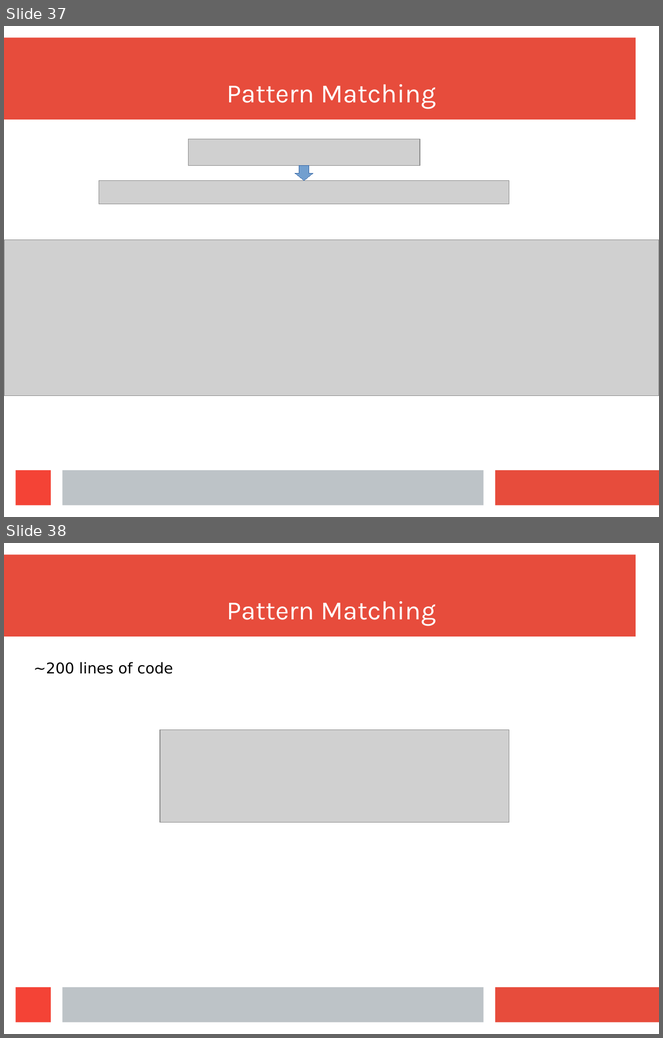
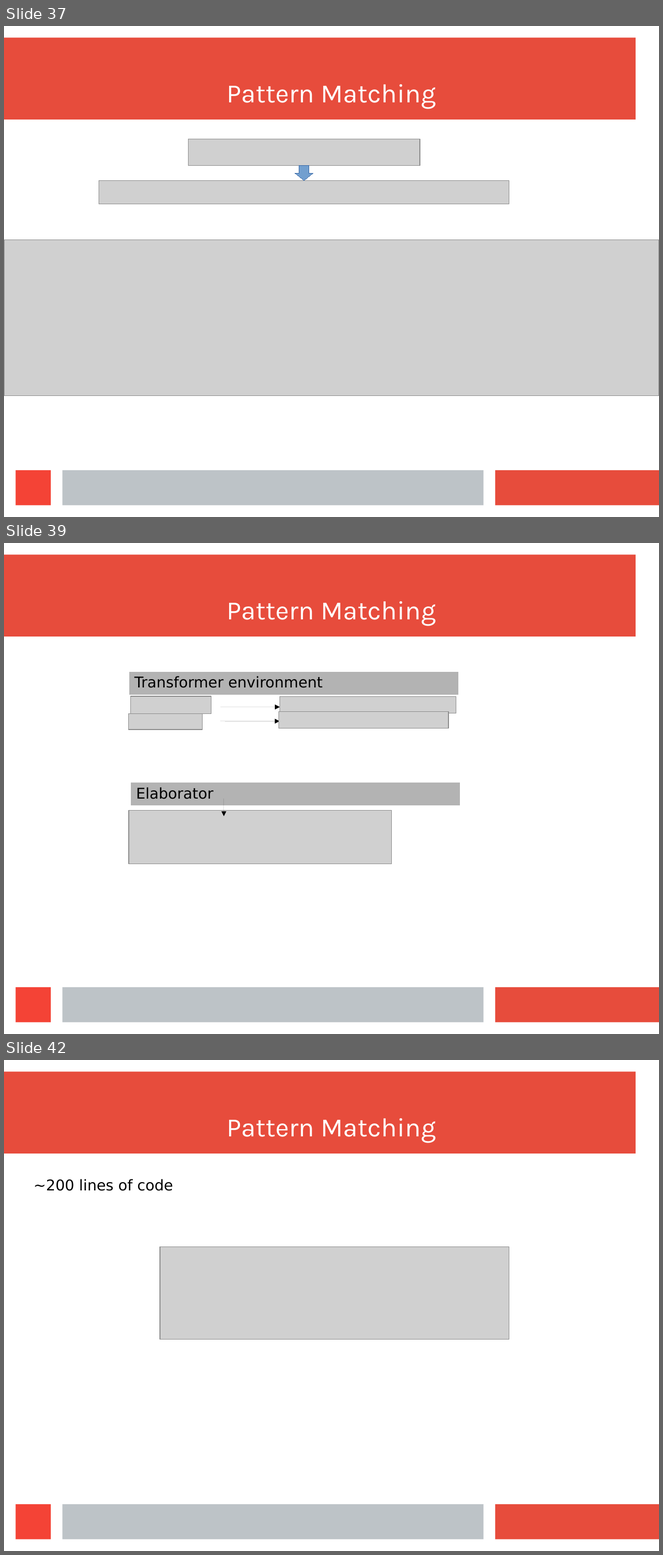
Before and after one commit to wilbowma/cur, a slide deck: hope-2016/slides.odp. Shown one above the other, each under a label of ours: slides 37 and 38 before the commit, slides 37, 39 and 42 after it; the slides between them are not shown. The pictures are 663x1038 and 663x1555 pixels, drawn with LibreOffice and Linux fonts; fonts in the diff are those of the drawing; grey boxes stand for pictures. Boxes give left, top, right and bottom in pixels: in the first picture for what was removed or moved away, otherwise in the second. Text is boxed around its words. In the diff, an @@ line names an element or a change of style, - is before the commit and + after.

```diff
--- a/hope-2016/slides.odp
+++ b/hope-2016/slides.odp
@@ slide 39 added at (x1=4, y1=543, x2=659, y2=1034), background #FFFFFF; not listed: 4 template elements that a slide beside it also shows @@
@@ title added at (x1=227, y1=601, x2=436, y2=626), 32 pt, text #FFFFFF @@
+Pattern Matching
@@ table added at (x1=129, y1=671, x2=460, y2=718), 2 rows, 2 columns @@
+Transformer environment | 
+ | 
@@ picture added at (x1=131, y1=696, x2=211, y2=714) @@
@@ picture added at (x1=280, y1=697, x2=456, y2=714) @@
@@ picture added at (x1=129, y1=714, x2=203, y2=730) @@
@@ arrow added from (220, 707) to (280, 707), #000000 0 pt @@
@@ picture added at (x1=279, y1=712, x2=449, y2=729) @@
@@ arrow added from (220, 721) to (280, 721), #000000 0 pt @@
@@ table added at (x1=130, y1=783, x2=461, y2=830), 2 rows, 2 columns @@
+Elaborator | 
+ | 
@@ arrow added from (224, 799) to (224, 817), #000000 0 pt @@
@@ picture added at (x1=129, y1=811, x2=391, y2=864) @@
@@ what was slide 38 is now slide 42 @@
```
Also in this commit, not shown: 3 other slides added, 1 other file.
